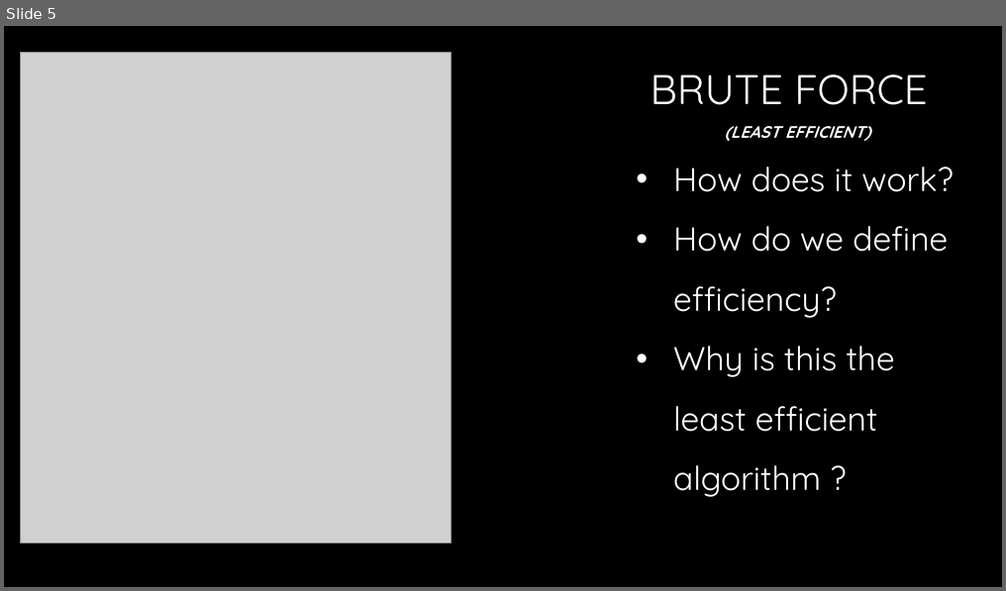
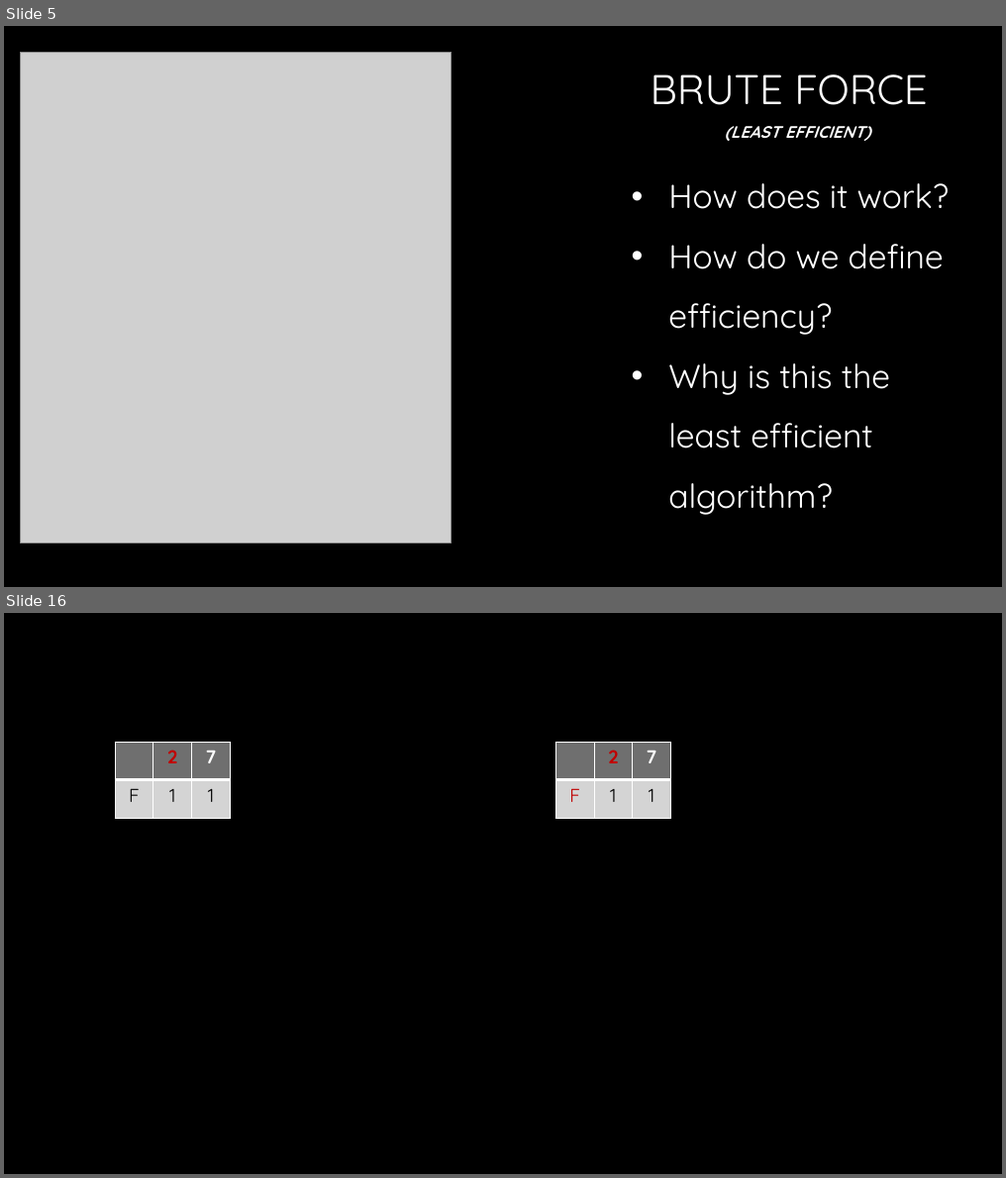
Before and after one commit to Hookz/pentominoes, a slide deck: Pentominoes.pptx. Shown one above the other, each under a label of ours: slide 5 before the commit, slides 5 and 16 after it; the slides between them are not shown. The pictures are 1006x591 and 1006x1178 pixels, drawn with LibreOffice and Linux fonts; fonts in the diff are those of the drawing; grey boxes stand for pictures; background and template pictures are left out. Boxes give left, top, right and bottom in pixels: in the first picture for what was removed or moved away, otherwise in the second. Text is boxed around its words. In the diff, an @@ line names an element or a change of style, - is before the commit and + after.

```diff
--- a/Pentominoes.pptx
+++ b/Pentominoes.pptx
@@ slide 16 added at <box>4,613,1002,1174</box>, background picture (left out) @@
@@ table added at <box>115,742,230,818</box>, 2 rows, 3 columns @@
+ | 2 | 7
+F | 1 | 1
@@ table added at <box>555,742,670,818</box>, 2 rows, 3 columns @@
+ | 2 | 7
+F | 1 | 1
@@ slide 5 changed as well @@
@@ text "How does it work?": place and size @@
-text "How does it work?" at <box>673,167,952,497</box>
+text "How does it work?" at <box>668,183,948,515</box>
@@ text at <box>668,364,890,515</box>: spaces changed @@
-• Why is this the least efficient algorithm ?
+• Why is this the least efficient algorithm?
```
Also in this commit, not shown: 4 other slides changed, 11 other slides added, 3 slides removed.
